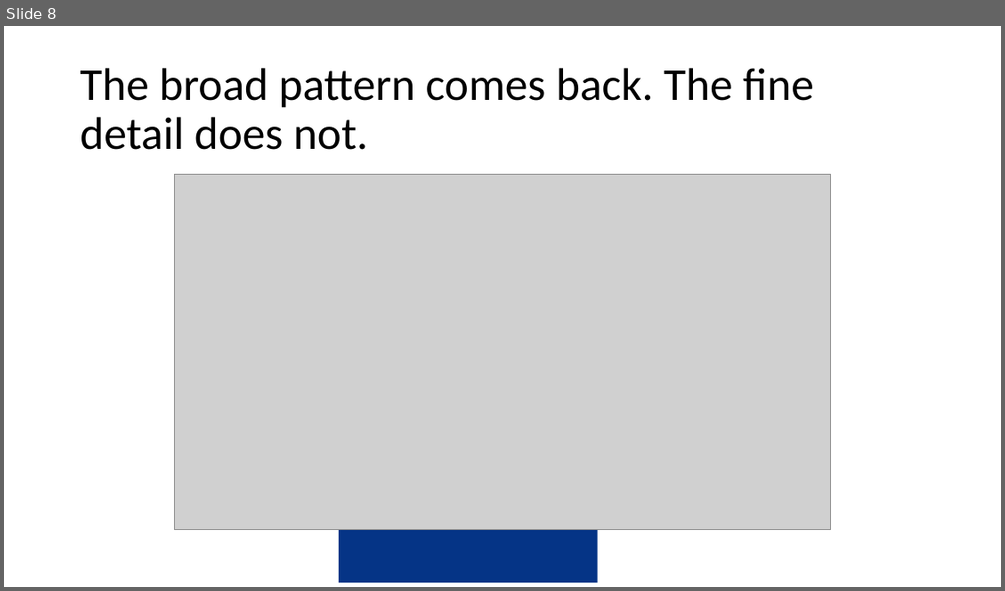
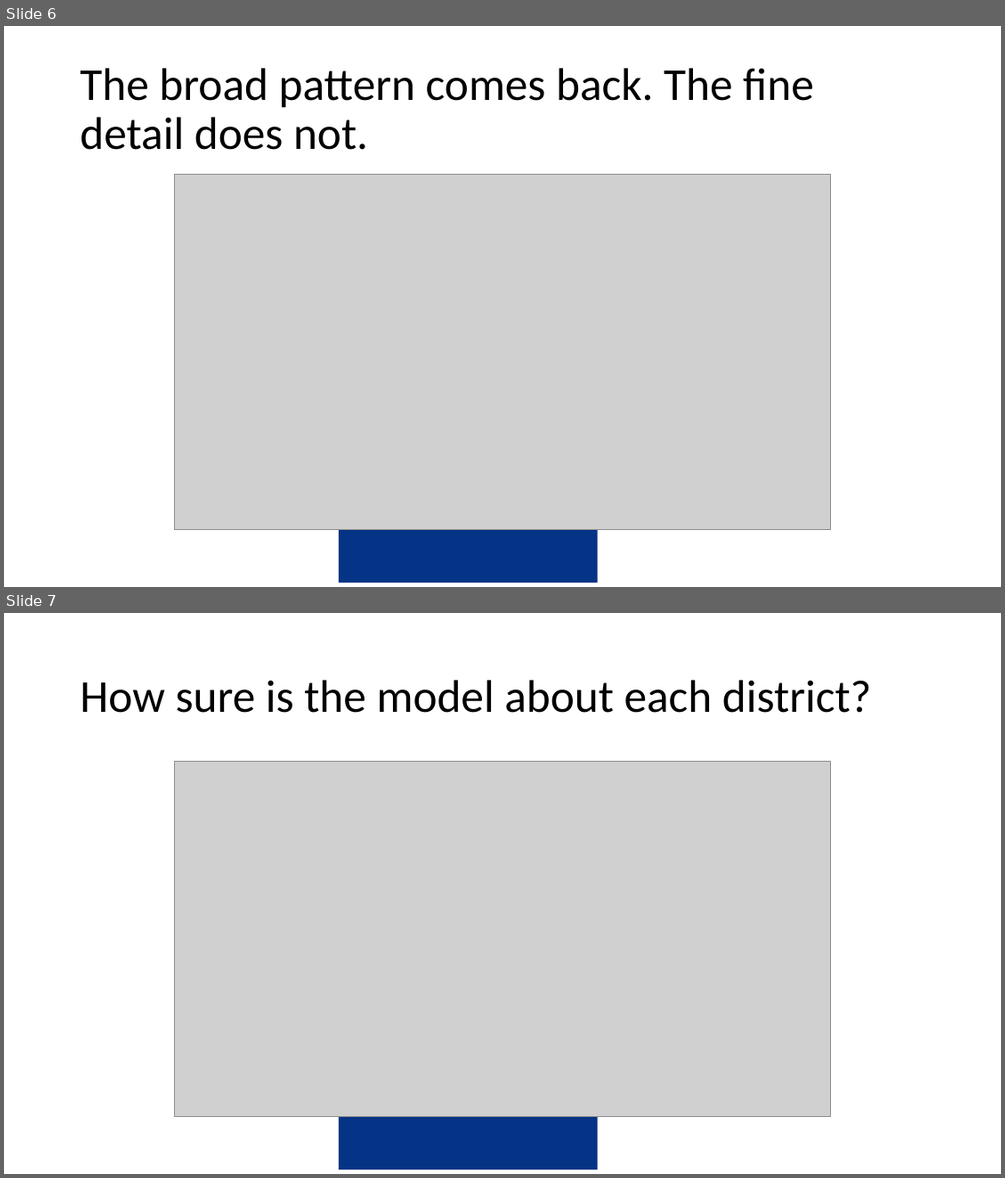
Before and after one commit to amertens/mn-prediction, a slide deck: docs/slides/MN-proxy-policy-deck-2026-09.pptx. Shown one above the other, each under a label of ours: slide 8 before the commit, slides 6 and 7 after it. The pictures are 1005x591 and 1005x1178 pixels, drawn with LibreOffice and Linux fonts; fonts in the diff are those of the drawing; grey boxes stand for pictures; background and template pictures are left out. Boxes give left, top, right and bottom in pixels: in the first picture for what was removed or moved away, otherwise in the second. Text is boxed around its words. In the diff, an @@ line names an element or a change of style, - is before the commit and + after.

```diff
--- a/docs/slides/MN-proxy-policy-deck-2026-09.pptx
+++ b/docs/slides/MN-proxy-policy-deck-2026-09.pptx
@@ slide 7 added at (4,613,1001,1174), background #FFFFFF; not listed: 1 template element that a slide beside it also shows @@
@@ title added at (80,680,872,713), 44 pt, text #000000 @@
+How sure is the model about each district?
@@ picture added at (175,762,831,1117) @@
@@ what was slide 8 is now slide 6 @@
```
Also in this commit, not shown: 5 slides changed, 5 other slides added, 1 slide removed, 5 other files.
